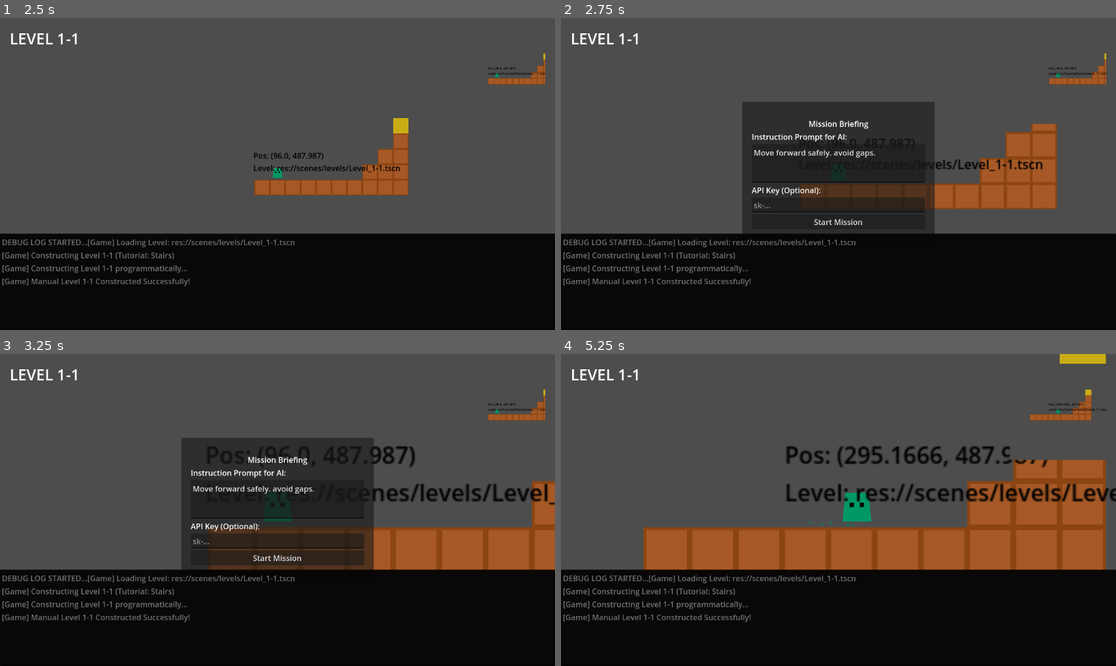
Above: before the commit, frames 1-4 (two rows, left to right).
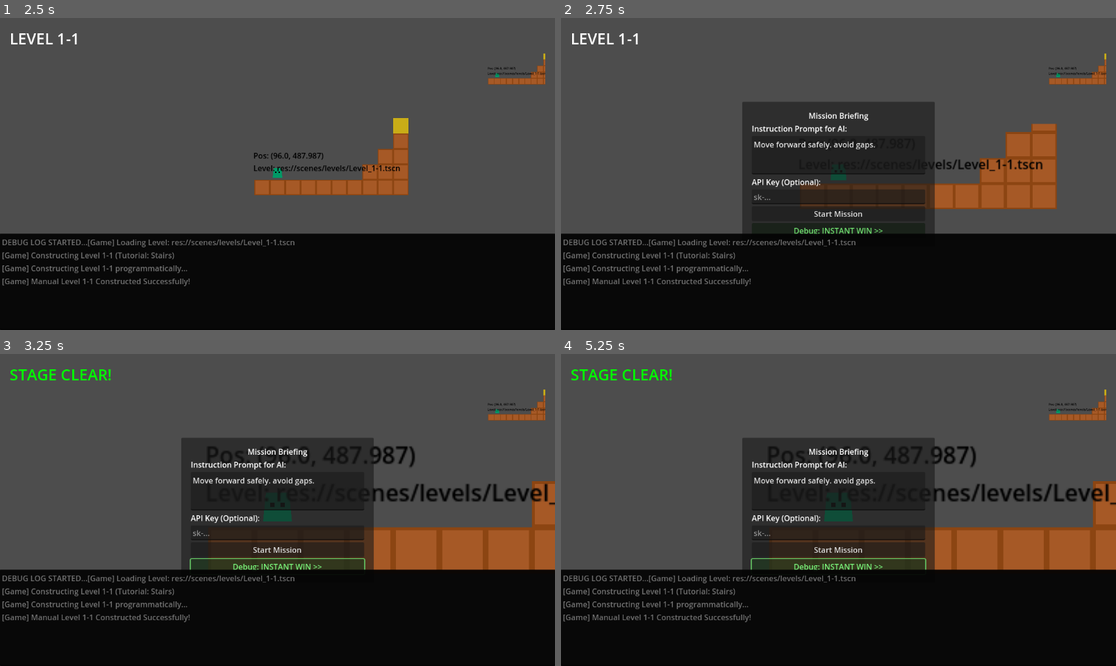
Above: after the commit, the same moments.

Repository: Naoki-kubo64/AI-Action
Game: Godot game, scene res://scenes/main_menu.tscn
The game is run twice, just before and just after one commit, with the same random seed, the same clock (stepped at 60 frames per second) and the same inputs.
Inputs (mouse positions are in pixels of both pictures, inside the frame that each line leads up to):
- Up to frame 1 (2.5 s): click "Start Standard (Free)" at 0.5 s; tap Enter at 2 s
- Up to frame 2 (2.75 s): no input
- Up to frame 3 (3.25 s): click (277, 566) at 2.75 s, where only the run after the commit has a clickable "Debug: INSTANT WIN >>"
- Up to frame 4 (5.25 s): click "Start Mission" at 3.5 s; click (838, 550) at 4.25 s, where only the run after the commit has a clickable "Start Mission"; click (838, 566) at 5 s, where only the run after the commit has a clickable "Debug: INSTANT WIN >>"

Frame 1 is identical in both runs. In frame 2, 2.5% of the frame differs, in the area x 34-66%, y 30-70%; in frame 3, 3.4%; in frame 4, 23%, in the area x 1-100%, y 0-70%.

Commit message:
feat: add immediate stage clear (win) debug button

Diff:
--- a/scenes/game.tscn
+++ b/scenes/game.tscn
@@ -126,6 +126,11 @@
 layout_mode = 2
 text = "Start Mission"
 
+[node name="DebugWinButton" type="Button" parent="CanvasLayer/PromptInputUI/Panel/VBoxContainer"]
+layout_mode = 2
+text = "Debug: INSTANT WIN >>"
+modulate = Color(0.5, 1, 0.5, 1)
+
 [node name="RetryDialog" type="Control" parent="CanvasLayer"]
 process_mode = 3
 visible = false
@@ -194,6 +199,7 @@
 wrap_mode = 1
 
 [connection signal="pressed" from="CanvasLayer/PromptInputUI/Panel/VBoxContainer/StartButton" to="CanvasLayer/PromptInputUI" method="_on_start_button_pressed"]
+[connection signal="pressed" from="CanvasLayer/PromptInputUI/Panel/VBoxContainer/DebugWinButton" to="CanvasLayer/PromptInputUI" method="_on_debug_win_pressed"]
 [connection signal="pressed" from="CanvasLayer/RetryDialog/Panel/VBoxContainer/RetryStandard" to="CanvasLayer/RetryDialog" method="_on_retry_standard_pressed"]
 [connection signal="pressed" from="CanvasLayer/RetryDialog/Panel/VBoxContainer/RetryPro" to="CanvasLayer/RetryDialog" method="_on_retry_pro_pressed"]
 [connection signal="pressed" from="CanvasLayer/RetryDialog/Panel/VBoxContainer/MenuButton" to="CanvasLayer/RetryDialog" method="_on_menu_pressed"]
--- a/scripts/controllers/game_controller.gd
+++ b/scripts/controllers/game_controller.gd
@@ -90,6 +90,8 @@
 		player.modulate = GameManager.current_character.base_color
 
 	prompt_ui.game_start_requested.connect(_on_prompt_submitted)
+	if not prompt_ui.debug_win_requested.is_connected(_on_player_hit_goal):
+		prompt_ui.debug_win_requested.connect(_on_player_hit_goal)
 	LLMService.response_received.connect(_on_llm_response)
 	retry_dialog.retry_requested.connect(_on_retry_requested)
 
--- a/scripts/ui/prompt_input_ui.gd
+++ b/scripts/ui/prompt_input_ui.gd
@@ -1,6 +1,7 @@
 extends Control
 
 signal game_start_requested(prompt: String, api_key: String)
+signal debug_win_requested
 
 @onready var prompt_edit = $Panel/VBoxContainer/PromptEdit
 @onready var api_key_edit = $Panel/VBoxContainer/ApiKeyEdit
@@ -24,3 +25,6 @@
 
 	# visible = false # Controlled by GameController
 	game_start_requested.emit(prompt, api_key)
+
+func _on_debug_win_pressed():
+	debug_win_requested.emit()
